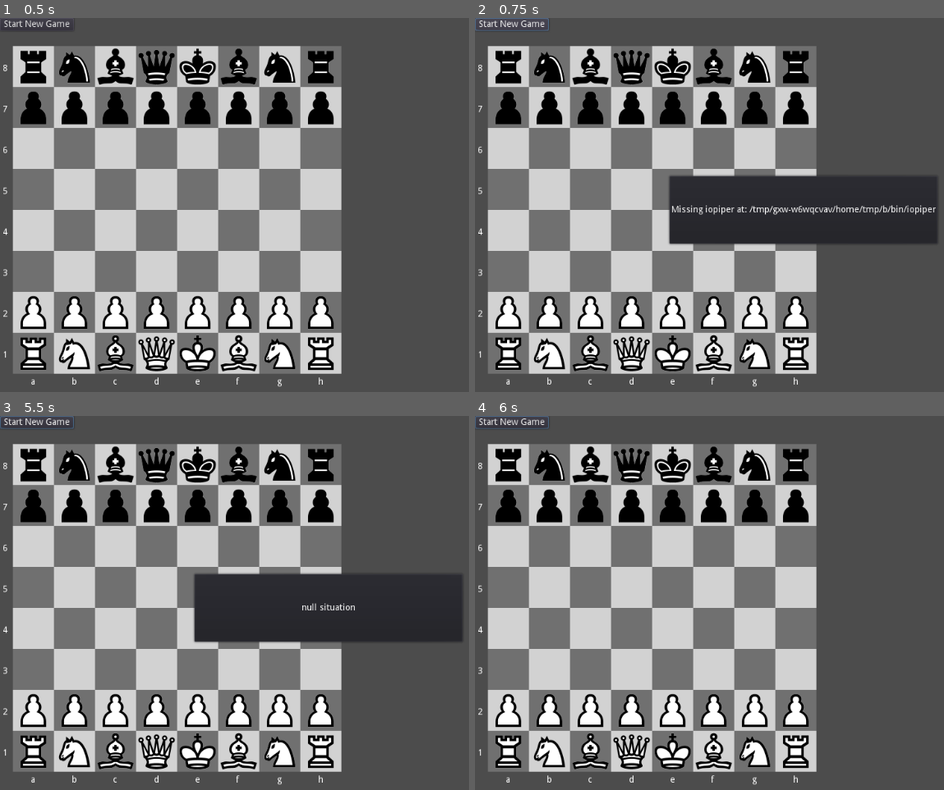
Above: before the commit, frames 1-4 (two rows, left to right).
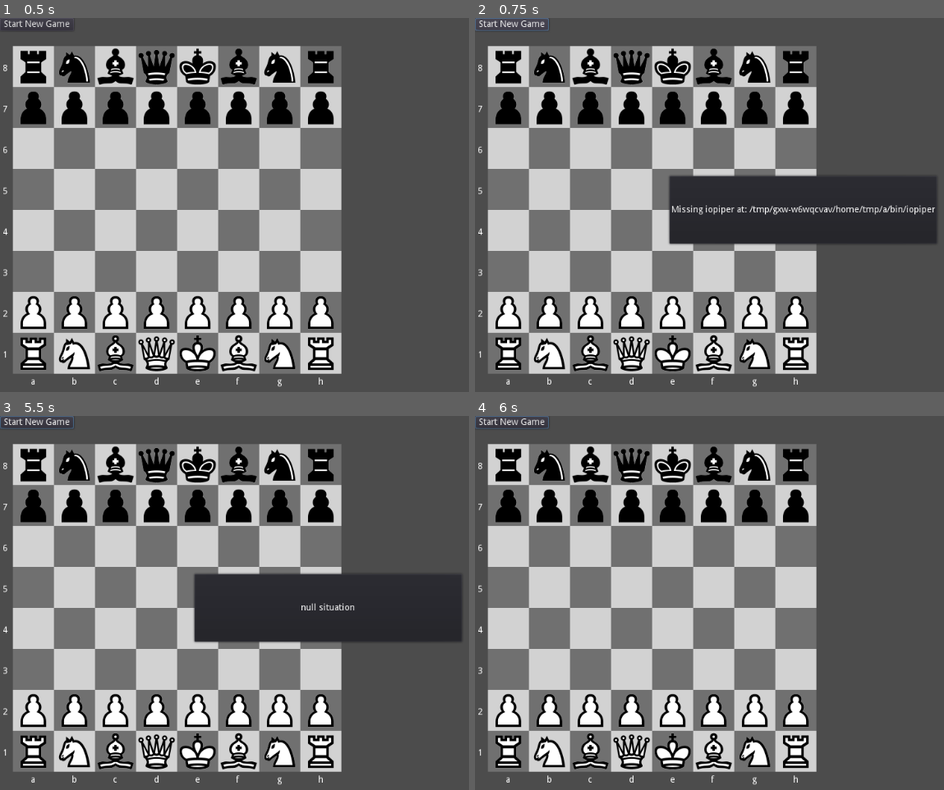
Above: after the commit, the same moments.

Repository: andrew-wilkes/godot-chess
Game: Godot game, scene res://Main.tscn
The game is run twice, just before and just after one commit, with the same random seed, the same clock (stepped at 60 frames per second) and the same inputs.
Inputs (mouse positions are in pixels of both pictures, inside the frame that each line leads up to):
- Up to frame 1 (0.5 s): no input
- Up to frame 2 (0.75 s): click "Start New Game" at 0.5 s
- Up to frame 3 (5.5 s): click "Start New Game" at 1.25 s; click "Start New Game" at 2 s; tap Enter at 2.75, 4.25 s; move the mouse to (outside the picture) at 2.77 s; click (outside the picture) at 2.92 s; tap Space at 3.5, 5 s; move the mouse to (196, 625) at 3.52 s; click (196, 625) at 3.67 s; move the mouse to (393, 524) at 4.27 s; click (393, 524) at 4.42 s; move the mouse to (295, 685) at 5.02 s; click (295, 685) at 5.17 s
- Up to frame 4 (6 s): tap Enter at 5.75 s; move the mouse to (outside the picture) at 5.77 s; click (outside the picture) at 5.92 s

Frame 1 is identical in both runs. In frame 2, 0.1% of the frame differs, in the area x 87-99%, y 50-53%; in frame 3, 0.1%; in frame 4, nothing differs.

Commit message:
Add links to FEN string docs since our fen string encoding is wrong

Diff:
--- a/src/Main.gd
+++ b/src/Main.gd
@@ -65,11 +65,9 @@
 					# msg should contain the player move
 					if fen == "":
 						engine.send_packet("position startpos moves " + msg)
-						fen = msg
 					else:
 						engine.send_packet("position fen %s moves %s" % [fen, msg])
-						# Add move to fen
-						fen += " " + msg
+					add_move_to_fen(msg)
 					engine.send_packet("go movetime 1000")
 					state = ENGINE_TURN
 		ENGINE_TURN:
@@ -102,7 +100,14 @@
 	var p: Piece = board.get_piece_in_grid(pos1.x, pos1.y)
 	p.new_pos = board.move_to_position(move.substr(2, 2))
 	board.move_piece(p)
-	fen += move
+	add_move_to_fen(move)
+
+
+func add_move_to_fen(move):
+	if fen == "":
+		fen = move
+	else:
+		fen += " " + move
 
 
 func alert(txt, duration = 1.0):
--- a/src/engine/Engine.gd
+++ b/src/engine/Engine.gd
@@ -64,6 +64,7 @@
 
 
 func send_packet(pkt: String):
+	print("Sent packet: ", pkt)
 	$UDPClient.send_packet(pkt)
 	$Timer.start()
 
Not shown, changed: docs/links.txt
